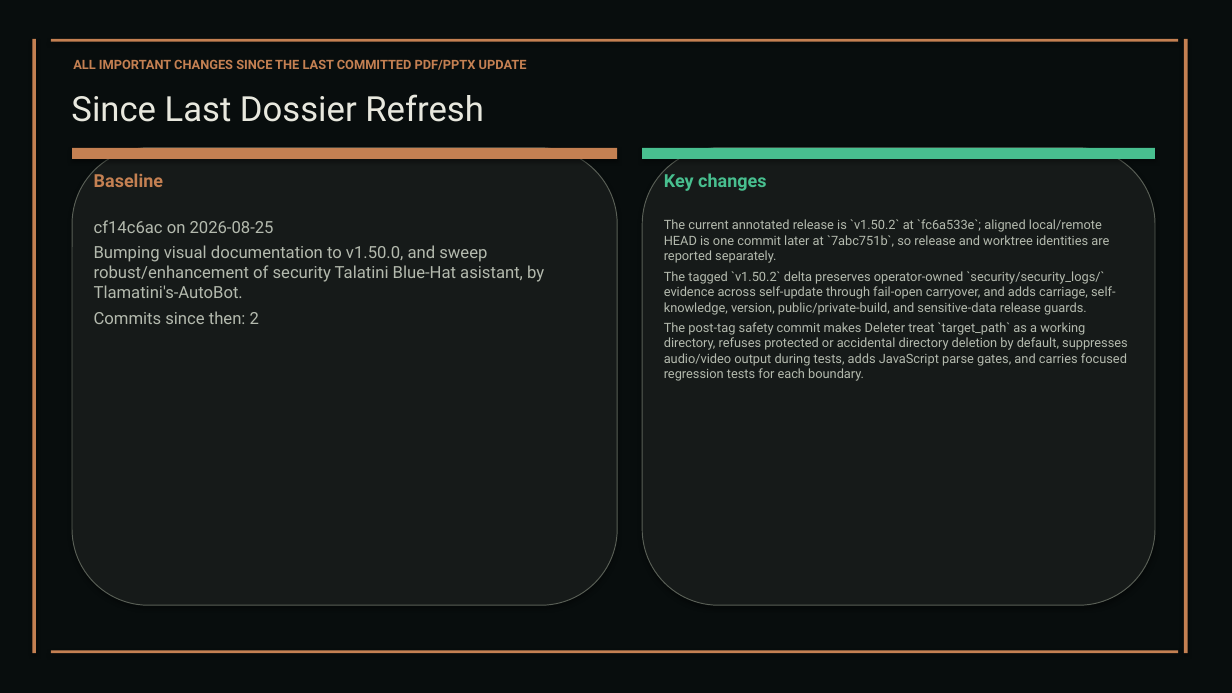
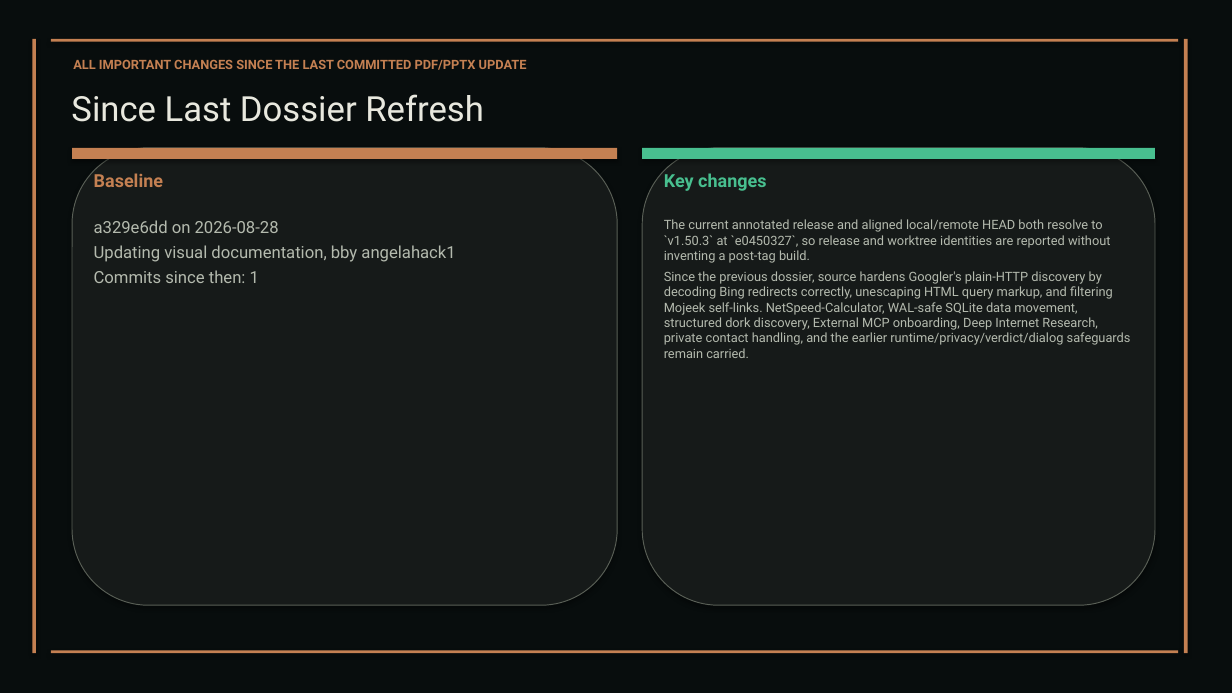
Before and after one commit to XAIHT/Tlamatini, a slide deck: slide 119 of Tlamatini_eXtended_Artificial_Intelligence_Humanly_Tempered.pptx. Drawn at 1232x693 pixels with LibreOffice and Linux fonts; fonts in the diff are those of the drawing. Boxes give left, top, right and bottom in pixels: in the first picture for what was removed or moved away, otherwise in the second. Text is boxed around its words. In the diff, an @@ line names an element or a change of style, - is before the commit and + after.

Commit message:
Trying to fix the starting runtime error at installed Tlamatini, by angelahack1

```diff
--- a/Tlamatini_eXtended_Artificial_Intelligence_Humanly_Tempered.pptx
+++ b/Tlamatini_eXtended_Artificial_Intelligence_Humanly_Tempered.pptx
@@ text at (x1=94, y1=220, x2=455, y2=283): text changed @@
-cf14c6ac on 2026-08-25
-Bumping visual documentation to v1.50.0, and sweep robust/enhancement of security Talatini Blue-Hat asistant, by Tlamatini's-AutoBot.
-Commits since then: 2
+a329e6dd on 2026-08-28
+Updating visual documentation, bby angelahack1
+Commits since then: 1
@@ text at (x1=664, y1=219, x2=1131, y2=358): text changed @@
-The current annotated release is `v1.50.2` at `fc6a533e`; aligned local/remote HEAD is one commit later at `7abc751b`, so release and worktree identities are reported separately.
-The tagged `v1.50.2` delta preserves operator-owned `security/security_logs/` evidence across self-update through fail-open carryover, and adds carriage, self-knowledge, version, public/private-build, and sensitive-data release guards.
-The post-tag safety commit makes Deleter treat `target_path` as a working directory, refuses protected or accidental directory deletion by default, suppresses audio/video output during tests, adds JavaScript parse gates, and carries focused regression tests for each boundary.
+The current annotated release and aligned local/remote HEAD both resolve to `v1.50.3` at `e0450327`, so release and worktree identities are reported without inventing a post-tag build.
+Since the previous dossier, source hardens Googler's plain-HTTP discovery by decoding Bing redirects correctly, unescaping HTML query markup, and filtering Mojeek self-links. NetSpeed-Calculator, WAL-safe SQLite data movement, structured dork discovery, External MCP onboarding, Deep Internet Research, private contact handling, and the earlier runtime/privacy/verdict/dialog safeguards remain carried.
```
Also in this commit, not shown: 19 other slides changed, 1 slide removed, 10 other files.
